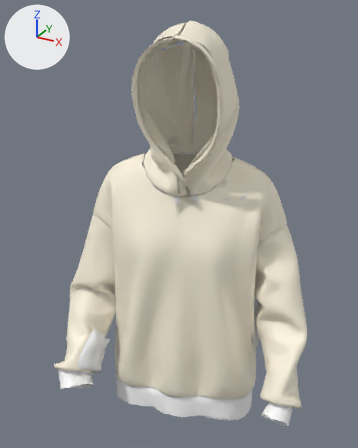
What one commit did to the glTF model assets/custom/le-hoodie-delave-anthracite.glb.
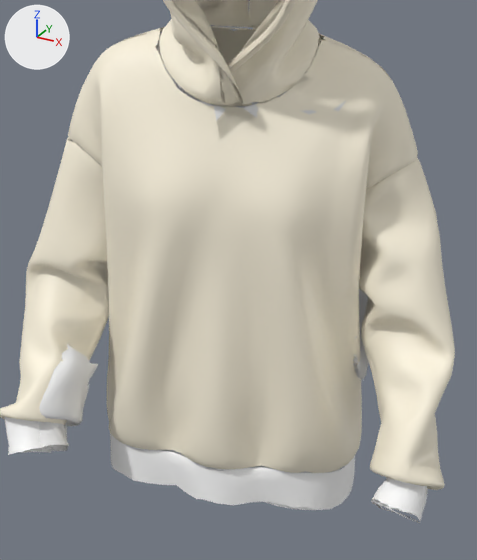
Each version appears first whole from a 50 mm lens placed at (0.488, -0.913, 1.847), pointed at (-0.025, 0.018, 1.382), and next in a close-up on the part from 16% to 89% of the width and 31% to 100% of the height. The lights are fixed; the arrows at upper left show +X, +Y and +Z. The last two pictures show the newer version. Vertices at exactly the same position are counted once.

The scene before the commit, as lines of its bpy script (objects in view):
```python
me_object_0_003 = bpy.data.meshes.new('Object_0.003')
me_object_0_003.from_pydata(...)  # 18887 vertices, 26609 faces; spans x -0.311..0.311, y -0.213..0.216, z 0.822..1.819
# faces by material slot: [1312, 18766, 144, 6178, 209]
me_object_0_003.materials.append(mat_fabric_0)  # white #ffffff
me_object_0_003.materials.append(mat_fabric_1)  # pale yellow #fdf5e0
me_object_0_003.materials.append(mat_fabric_2)  # pale yellow #e0d9c6
me_object_0_003.materials.append(mat_fabric_3)  # white #ffffff
me_object_0_003.materials.append(mat_fabric_4)  # pale yellow #ded7c4
me_object_0_004 = bpy.data.meshes.new('Object_0.004')
me_object_0_004.from_pydata(...)  # 9240 vertices, 11561 faces; spans x -0.263..0.227, y -0.198..0.196, z 0.822..1.47
me_object_0_004.materials.append(mat_occluder)  # white #e7e7e7
ob_body = bpy.data.objects.new('Body', me_object_0_004)
ob_body.location = (0.0, 0.0, 0.0)
ob_shirt = bpy.data.objects.new('Shirt', me_object_0_003)
ob_shirt.location = (0.0, 0.0, 0.0)
```
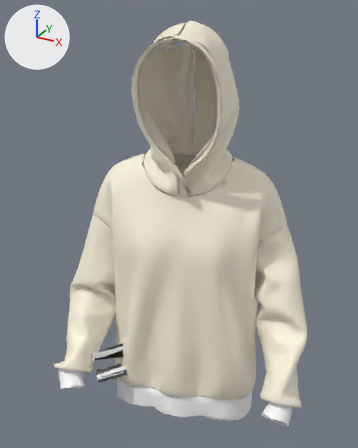
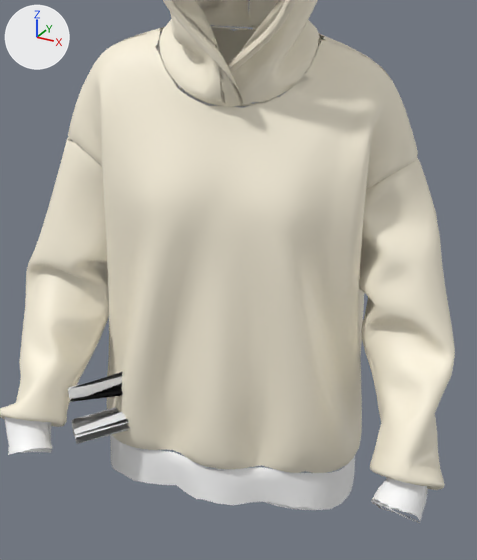
What changed in the scene script:
```text
Change me_object_0_004:
    used by ob_body; location = (0.0, 0.0, 0.0)
    remove me_object_0_004.from_pydata(...)  # 9240 vertices, 11561 faces; spans x -0.263..0.227, y -0.198..0.196, z 0.822..1.47
    add me_object_0_004.from_pydata(...)  # 9240 vertices, 11561 faces; spans x -0.186..0.141, y -0.153..0.161, z 0.89..1.47
    me_object_0_004 part 1: 8746 of 9240 vertices moved; they spanned x -0.263..0.227, y -0.198..0.196, z 0.822..1.47 and now span x -0.186..0.141, y -0.153..0.161, z 0.89..1.47; mean shift (0.018, 0.02, 0.006); largest move (-0.188, -0.192, 0.996) -> (-0.043, -0.001, 0.996)
    other edits to the shape of me_object_0_004 do not show in these pictures
```

Pixel boxes [x1, y1, x2, y2] of what changed, in the close-ups (477 x 560 px):
'Body', reshaped (mostly hidden): before [25, 64, 369, 473]; after [68, 89, 287, 444]
